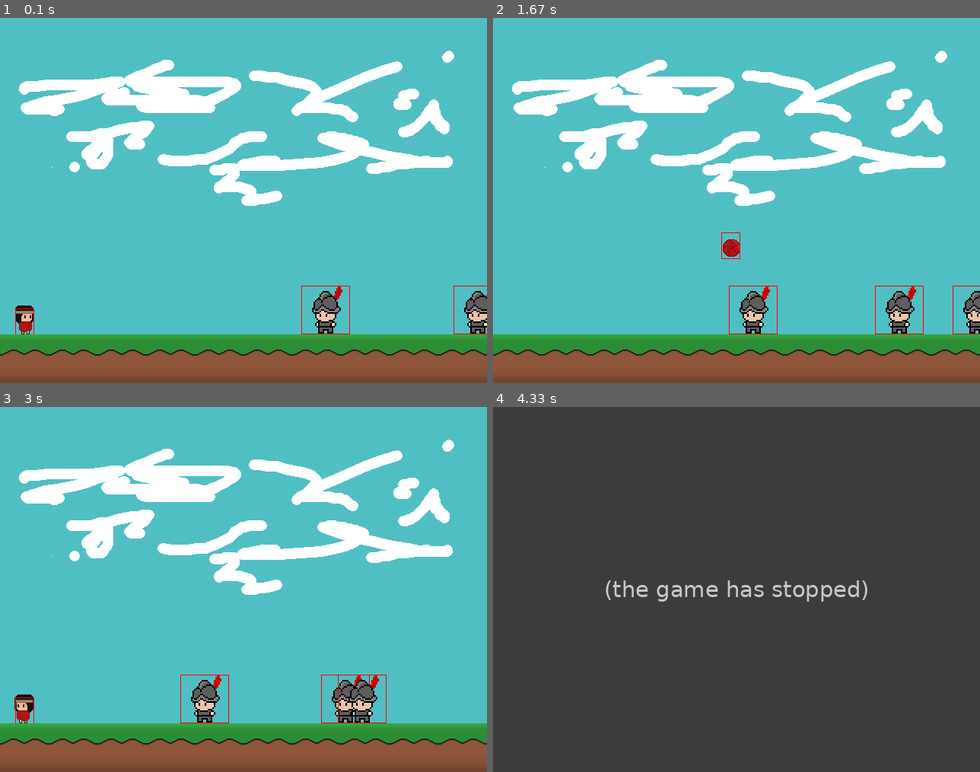
Above: before the commit, frames 1-4 (two rows, left to right).
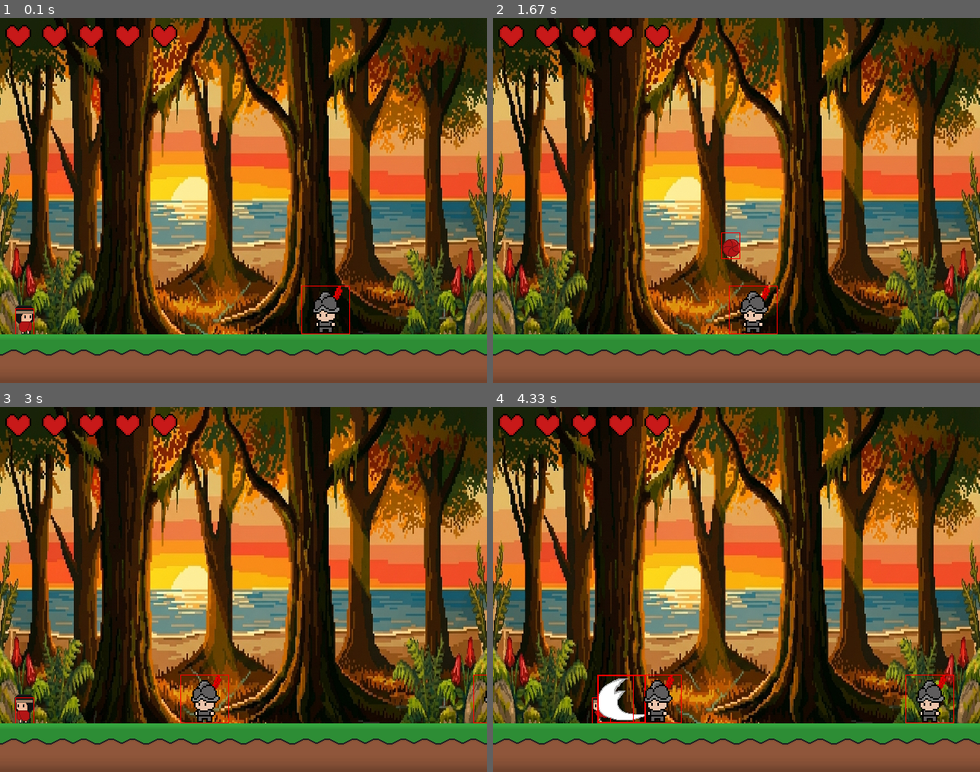
Above: after the commit, the same moments.

Repository: Takoo001/Proyecto-Pygame
Game: pygame game, started from nivel1.py
Two runs of this game, one before a commit and one after it. Both use one fixed random seed, a clock stepped at 60 frames per second and the inputs below.
Inputs:
- Up to frame 1 (0.1 s): no input
- Up to frame 2 (1.67 s): hold D 0.33-0.8 s; hold W 0.83-1.13 s; hold D 1.17-1.63 s
- Up to frame 3 (3 s): hold A 1.67-2.2 s; hold A 2.23-2.63 s; tap Space at 2.67 s
- Up to frame 4 (4.33 s): hold W 3-3.37 s; hold D 3.4-4.03 s; hold A from 4.07 s (still down)

The runs differ from the first frame. In frame 1, 86% of the frame differs, in the area x 0-100%, y 0-87%; in frame 2, 86%; in frame 3, 86%; in frame 4, 99%, in the area x 0-100%, y 0-100%.
Error before the commit: AttributeError: 'Jugador' object has no attribute 'estadisticas' (nivel1.py line 97); the game stopped at 4.27 s (later frames are placeholders)

Commit message:
Quitando ventana estirable y ajustando tamaño nivel

Diff:
--- a/nivel1.py
+++ b/nivel1.py
@@ -10,26 +10,28 @@
     def iniciar(self):
         pg.init()
 
-        ventana = pg.display.set_mode((ns.ANCHO_NIVEL, ns.ALTO_NIVEL), pg.RESIZABLE)
+        ventana = pg.display.set_mode((ns.ANCHO_NIVEL, ns.ALTO_NIVEL))
         pg.display.set_caption("Nivel1")
 
         # Estableciendo posición de inicio
         jugador = Jugador(0, ns.ALTO_NIVEL -64 - 49)
         enemigos_pequenos = []
 
-        for i in range(400, 1500, 200):
-            enemigo = EnemigoPequeno(i, ns.ALTO_NIVEL - 64 -64)
-            enemigos_pequenos.append(enemigo)
+        largo_mapa = 6
 
-        suelo = Suelo(4)
+        suelo = Suelo(largo_mapa)
 
-        fondo_ancho = 2560
+        fondo_ancho = 640 * largo_mapa
         fondo_alto = 480
         fondo = pg.Surface((fondo_ancho, fondo_alto))
         camara_x = 0
 
+        for i in range(400, fondo_ancho, 400):
+            enemigo = EnemigoPequeno(i, ns.ALTO_NIVEL - 64 -64)
+            enemigos_pequenos.append(enemigo)
+
         for i in range(fondo_ancho // ns.ANCHO_NIVEL):
-            sprite_fondo = pg.image.load("assets\\sprites_fondo\\fondo_prueba.png").convert()
+            sprite_fondo = pg.image.load("assets\\sprites_fondo\\ia_4.png").convert()
             fondo.blit(sprite_fondo, (i * 640, 0))
 
         # Reloj para fps
@@ -44,15 +46,11 @@
                 if event.type == pg.QUIT:
                     running = False
 
-            if event.type == pg.VIDEORESIZE:
-                ns.ANCHO_NIVEL, ns.ALTO_NIVEL = event.size
-                ventana = pg.display.set_mode((ns.ANCHO_NIVEL, ns.ALTO_NIVEL), pg.RESIZABLE)
-
             ventana.fill(ns.BACKGROUND)
             teclas = pg.key.get_pressed()
 
             ventana.blit(fondo, (camara_x, 0))
-            camara_x = -jugador.hitbox.x + 300
+            camara_x = (-jugador.rect.x + 300)
 
             if camara_x >= 0:
                 camara_x = 0
@@ -67,7 +65,9 @@
             # Métodos Jugador
             jugador.movimiento(teclas)
             jugador.dibujar(ventana, camara_x)
-            print(jugador.hitbox.center)
+            jugador.dibujar_corazones(ventana)
+
+            print(jugador.vida)
             # Métodos Enemigos
             for enemigo in enemigos_pequenos:
                 if enemigo.vivo:
@@ -77,24 +77,24 @@
                     # Sistema colisión ataque jugador con enemigo
                     if jugador.atacando and not jugador.tick_ataque:
                         if jugador.ataque_hitbox.colliderect(enemigo.hitbox):
-                            enemigo.estadisticas["Vida"] -= jugador.estadisticas["Daño"]
+                            enemigo.vida -= jugador.dano
                             print("Ataque conecto")
-                            print(enemigo.estadisticas["Vida"])
+                            print(enemigo.vida)
                             enemigo.tick_dano_recibido = True
 
-                            if enemigo.estadisticas["Vida"] <= 0:
+                            if enemigo.vida <= 0:
                                 print("Enemigo Muerto")
                                 enemigo.vivo = False
-                                jugador.estadisticas["Vida"] += 10
-                                if jugador.estadisticas["Vida"] > 100:
-                                    jugador.estadisticas = 100
+                                jugador.vida += 20
+                                if jugador.vida > 100:
+                                    jugador.vida = 100
                             jugador.tick_ataque = True
 
                     # Sistema colisión ataque enemigo con jugador
                     if not jugador.dasheando:
                         if enemigo.atacando and not enemigo.tick_ataque:
                             if enemigo.ataque_hitbox.colliderect(jugador.hitbox):
-                                jugador.estadisticas["Vida"] -= enemigo.estadisticas["Daño"]
+                                jugador.vida -= enemigo.dano
                                 print("enemigo hizo daño")
                                 enemigo.tick_ataque = True
                 else:
